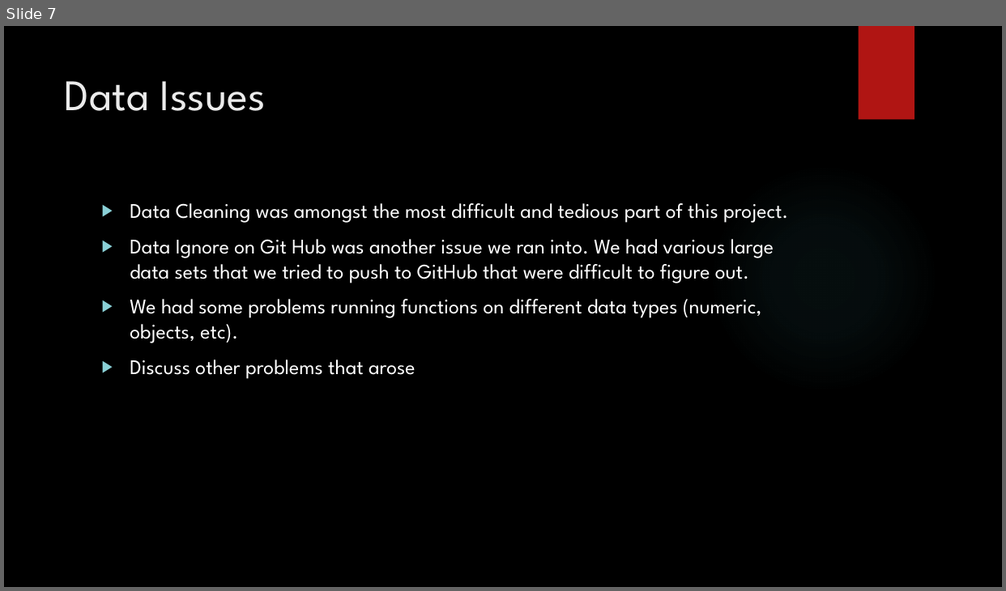
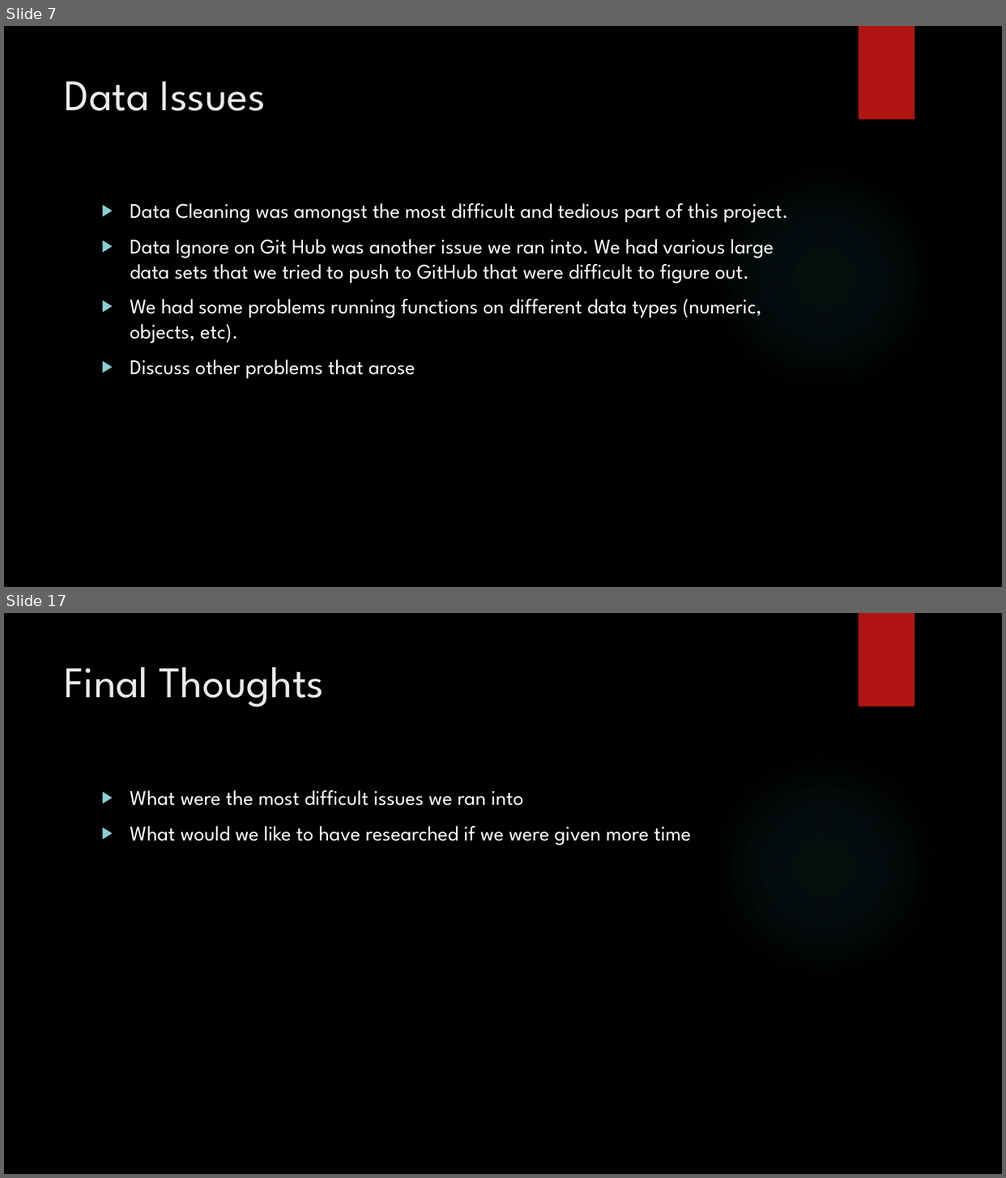
Before and after one commit to GregPoppe/opioid_project, a slide deck: Opioid_Crisis.pptx. Shown one above the other, each under a label of ours: slide 7 before the commit, slides 7 and 17 after it; the slides between them are not shown. The pictures are 1006x591 and 1006x1178 pixels, drawn with LibreOffice and Linux fonts; fonts in the diff are those of the drawing; background and template pictures are left out. Boxes give left, top, right and bottom in pixels: in the first picture for what was removed or moved away, otherwise in the second. Text is boxed around its words. In the diff, an @@ line names an element or a change of style, - is before the commit and + after.

```diff
--- a/Opioid_Crisis.pptx
+++ b/Opioid_Crisis.pptx
@@ slide 17 added at (4, 613, 1002, 1174), background picture (left out); not listed: 2 template elements that a slide beside it also shows @@
@@ title added at (65, 667, 324, 707), 42 pt, text #EBEBEB @@
+Final Thoughts
@@ text added at (130, 790, 691, 845), 20 pt, text #FFFFFF @@
+▶ What were the most difficult issues we ran into
+▶ What would we like to have researched if we were given more time
```
Also in this commit, not shown: 6 slides changed, 5 other slides added.
